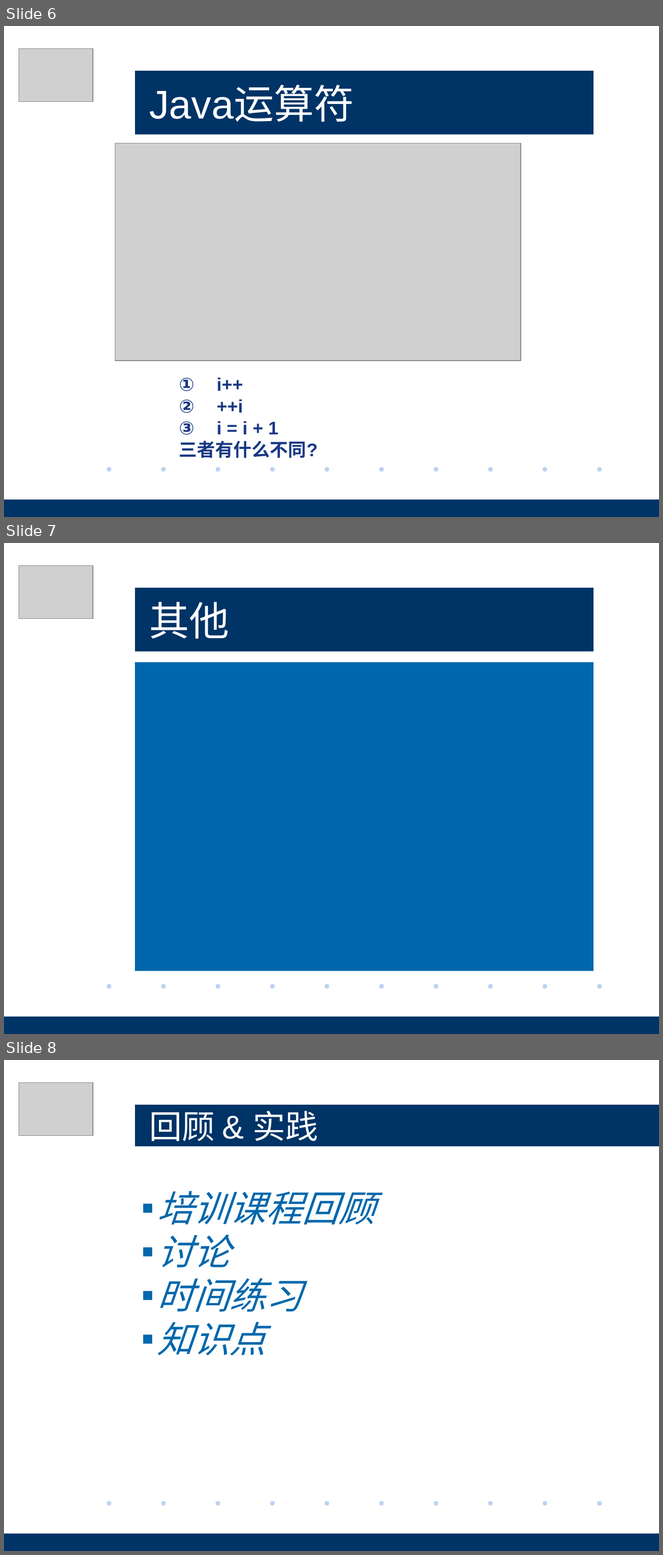
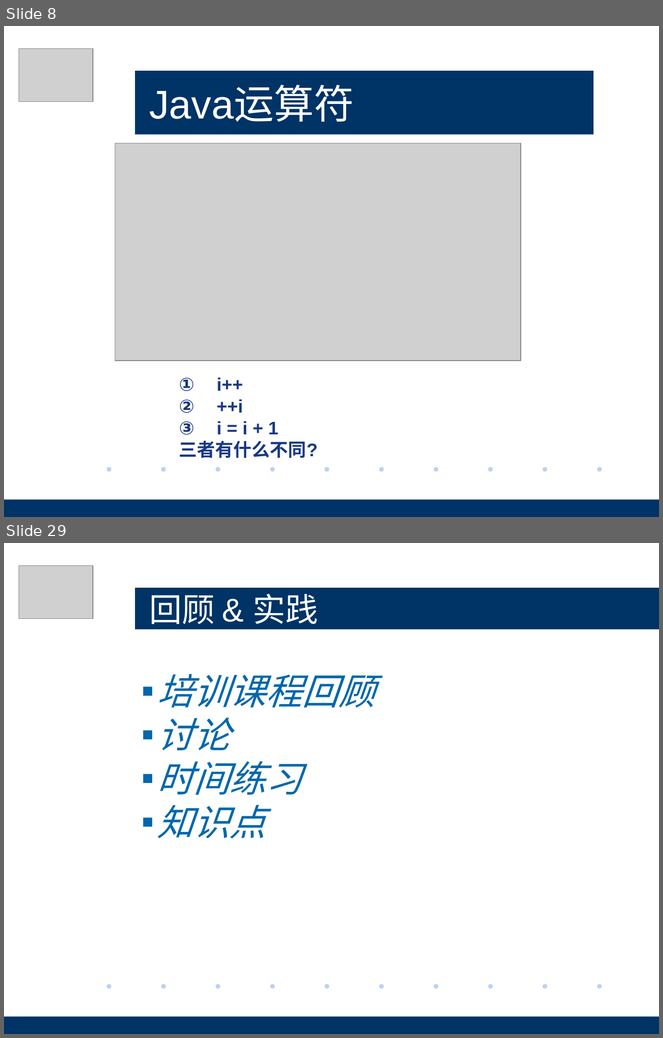
Before and after one commit to pez1420/peixun, a slide deck: Java基础/Java基础培训-基础语法.pptx. Shown one above the other, each under a label of ours: slides 6, 7 and 8 before the commit, slides 8 and 29 after it; the slides between them are not shown. The pictures are 663x1555 and 663x1038 pixels, drawn with LibreOffice and Linux fonts; fonts in the diff are those of the drawing; grey boxes stand for pictures; background and template pictures are left out. Boxes give left, top, right and bottom in pixels: in the first picture for what was removed or moved away, otherwise in the second. Text is boxed around its words. In the diff, an @@ line names an element or a change of style, - is before the commit and + after.

```diff
--- a/Java基础/Java基础培训-基础语法.pptx
+++ b/Java基础/Java基础培训-基础语法.pptx
@@ slide 7 removed at bbox=[4, 543, 659, 1034], background #FFFFFF; not listed: 12 template elements that a slide beside it also shows @@
@@ picture removed at bbox=[19, 566, 92, 619] @@
@@ title removed at bbox=[135, 588, 594, 651] @@
-其他
@@ rectangle removed at bbox=[135, 662, 594, 971] @@
@@ rectangle removed at bbox=[550, 1021, 659, 1034] @@
@@ what was slide 6 is now slide 8 @@
@@ what was slide 8 is now slide 29 @@
```
Also in this commit, not shown: 1 slide changed, 22 slides added, 3 other files.
